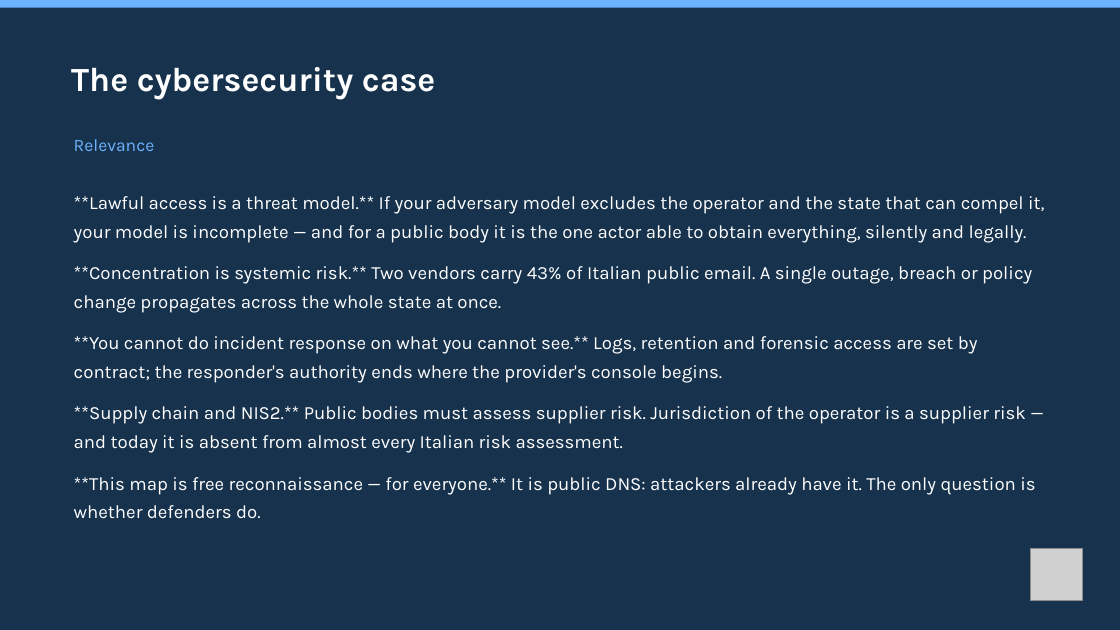
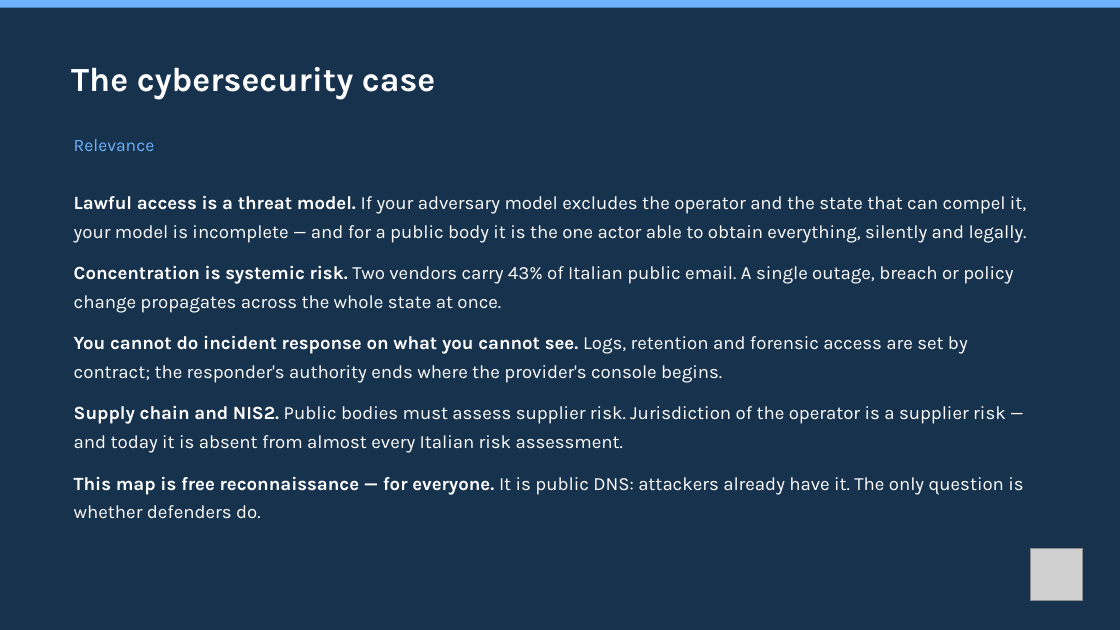
Before and after one commit to mxmap-it/osservatorio-nazionale-sovranita-digitale, a slide deck: slide 27 of static/slide/sfscon-2026-mxmap-italia.pptx. Drawn at 1120x630 pixels with LibreOffice and Linux fonts; fonts in the diff are those of the drawing; grey boxes stand for pictures. Boxes give left, top, right and bottom in pixels: in the first picture for what was removed or moved away, otherwise in the second. Text is boxed around its words. In the diff, an @@ line names an element or a change of style, - is before the commit and + after.

```diff
--- a/static/slide/sfscon-2026-mxmap-italia.pptx
+++ b/static/slide/sfscon-2026-mxmap-italia.pptx
@@ text at bbox=[74, 195, 1027, 519]: text changed @@
-**Lawful access is a threat model.** If your adversary model excludes the operator and the state that can compel it, your model is incomplete — and for a public body it is the one actor able to obtain everything, silently and legally.
-**Concentration is systemic risk.** Two vendors carry 43% of Italian public email. A single outage, breach or policy change propagates across the whole state at once.
-**You cannot do incident response on what you cannot see.** Logs, retention and forensic access are set by contract; the responder's authority ends where the provider's console begins.
-**Supply chain and NIS2.** Public bodies must assess supplier risk. Jurisdiction of the operator is a supplier risk — and today it is absent from almost every Italian risk assessment.
-**This map is free reconnaissance — for everyone.** It is public DNS: attackers already have it. The only question is whether defenders do.
+Lawful access is a threat model. If your adversary model excludes the operator and the state that can compel it, your model is incomplete — and for a public body it is the one actor able to obtain everything, silently and legally.
+Concentration is systemic risk. Two vendors carry 43% of Italian public email. A single outage, breach or policy change propagates across the whole state at once.
+You cannot do incident response on what you cannot see. Logs, retention and forensic access are set by contract; the responder's authority ends where the provider's console begins.
+Supply chain and NIS2. Public bodies must assess supplier risk. Jurisdiction of the operator is a supplier risk — and today it is absent from almost every Italian risk assessment.
+This map is free reconnaissance — for everyone. It is public DNS: attackers already have it. The only question is whether defenders do.
```
Also in this commit, not shown: 15 other slides changed, 1 slide added, 5 other files.
